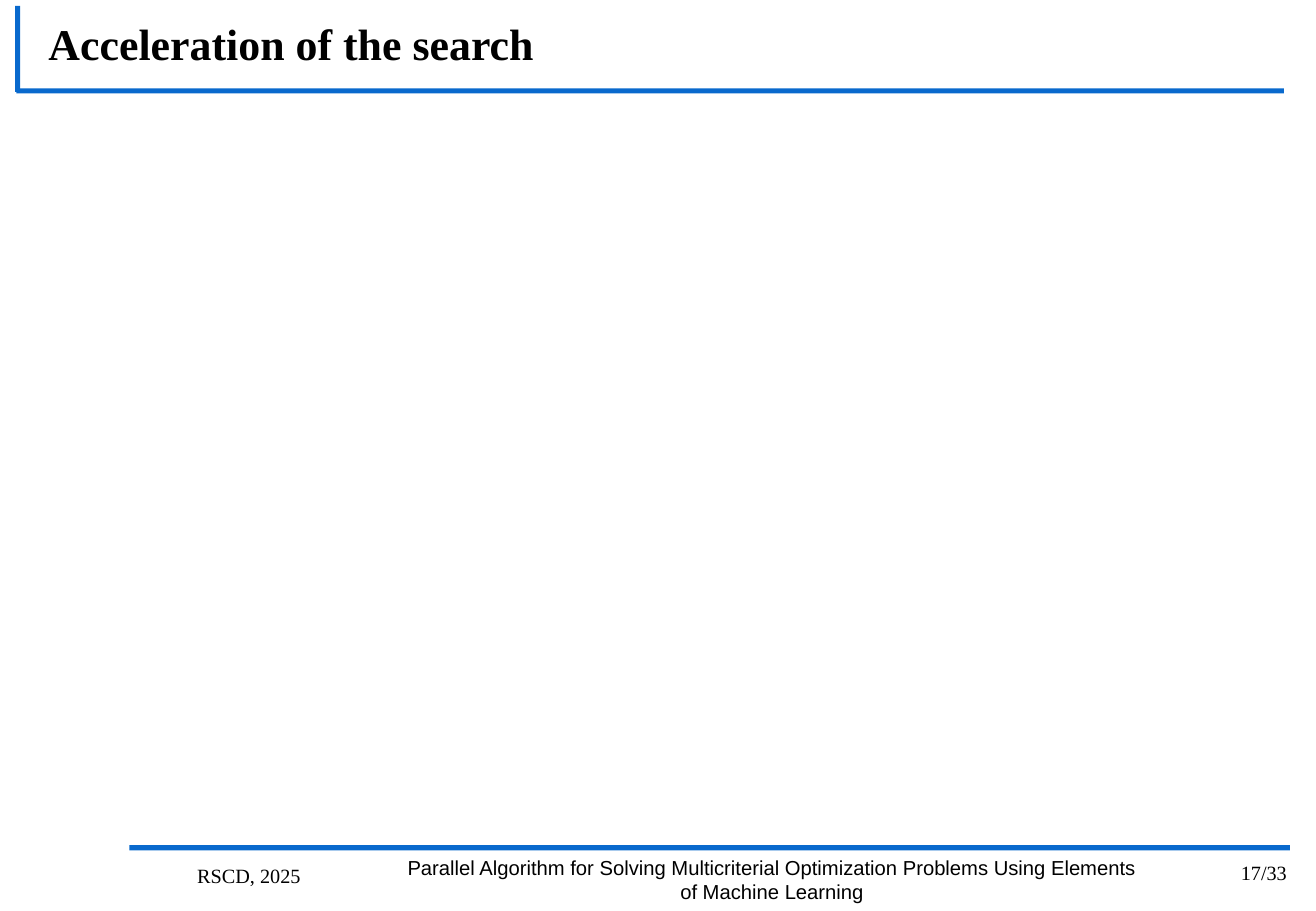
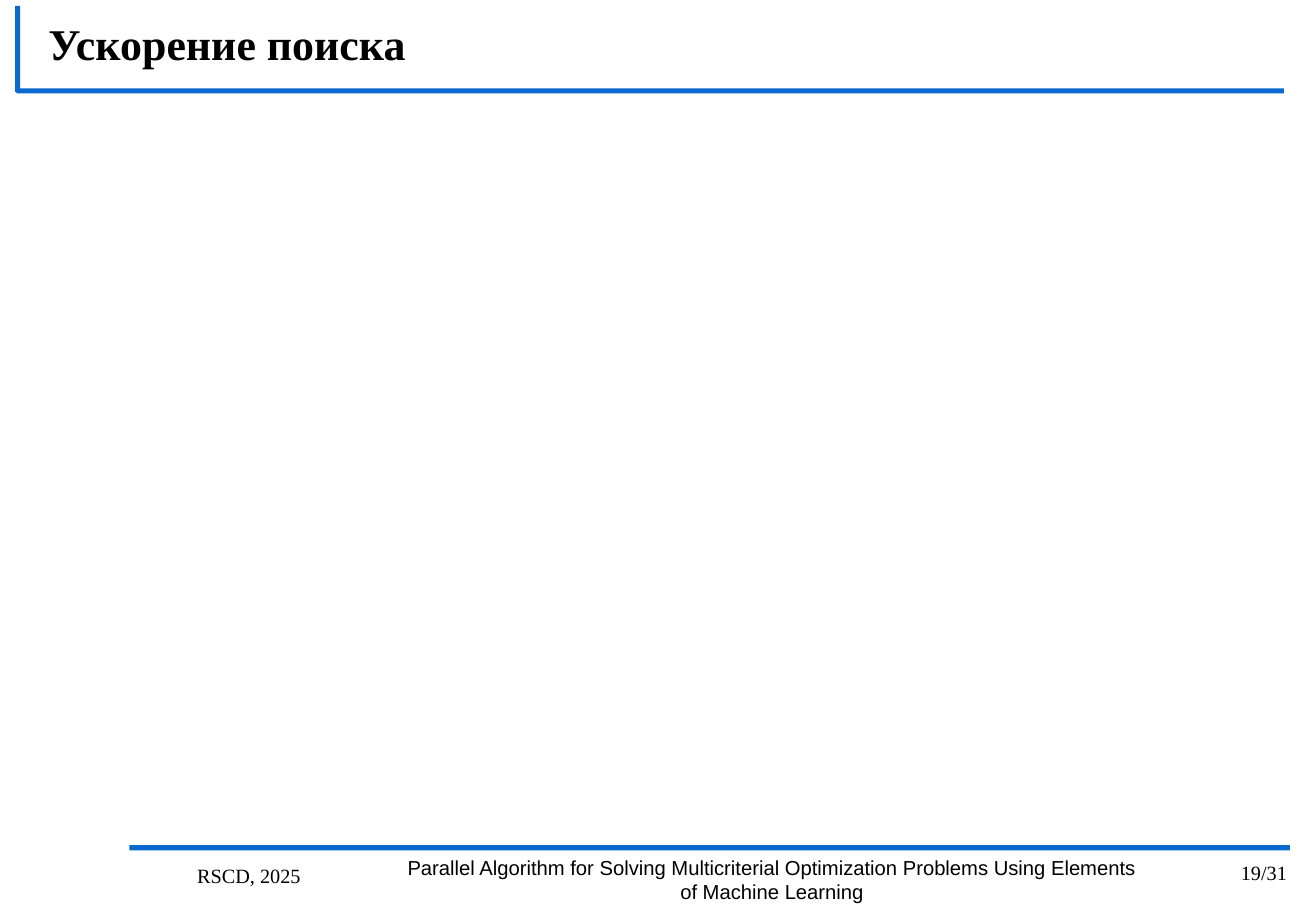
Before and after one commit to kabarkalov/GlobOptPapers, a slide deck: slide 19 of 2025/RSCD_MCO/RSCD25.pptx (slide 17 before the commit). Drawn at 1316x911 pixels with LibreOffice and Linux fonts; fonts in the diff are those of the drawing; grey boxes stand for pictures; background and template pictures are left out. Boxes give left, top, right and bottom in pixels: in the first picture for what was removed or moved away, otherwise in the second. Text is boxed around its words. In the diff, an @@ line names an element or a change of style, - is before the commit and + after.

```diff
--- a/2025/RSCD_MCO/RSCD25.pptx
+++ b/2025/RSCD_MCO/RSCD25.pptx
@@ title at [48, 31, 405, 70]: text changed @@
-Acceleration of the search
+Ускорение поиска
@@ page number at [1241, 866, 1287, 881]: text changed @@
-17/33
+19/31
```
Also in this commit, not shown: 16 other slides changed, 1 slide added, 6 slides removed.
